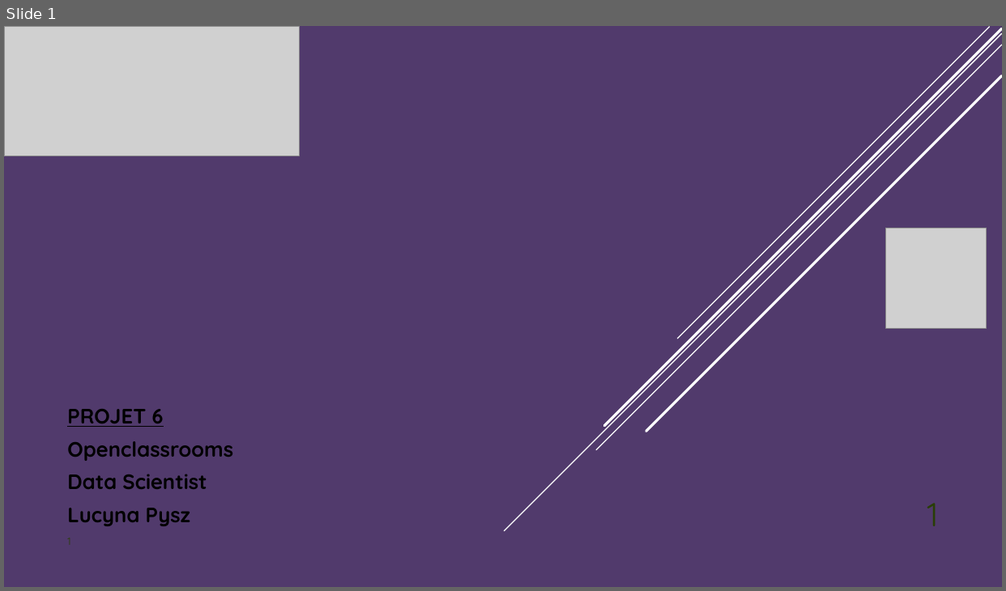
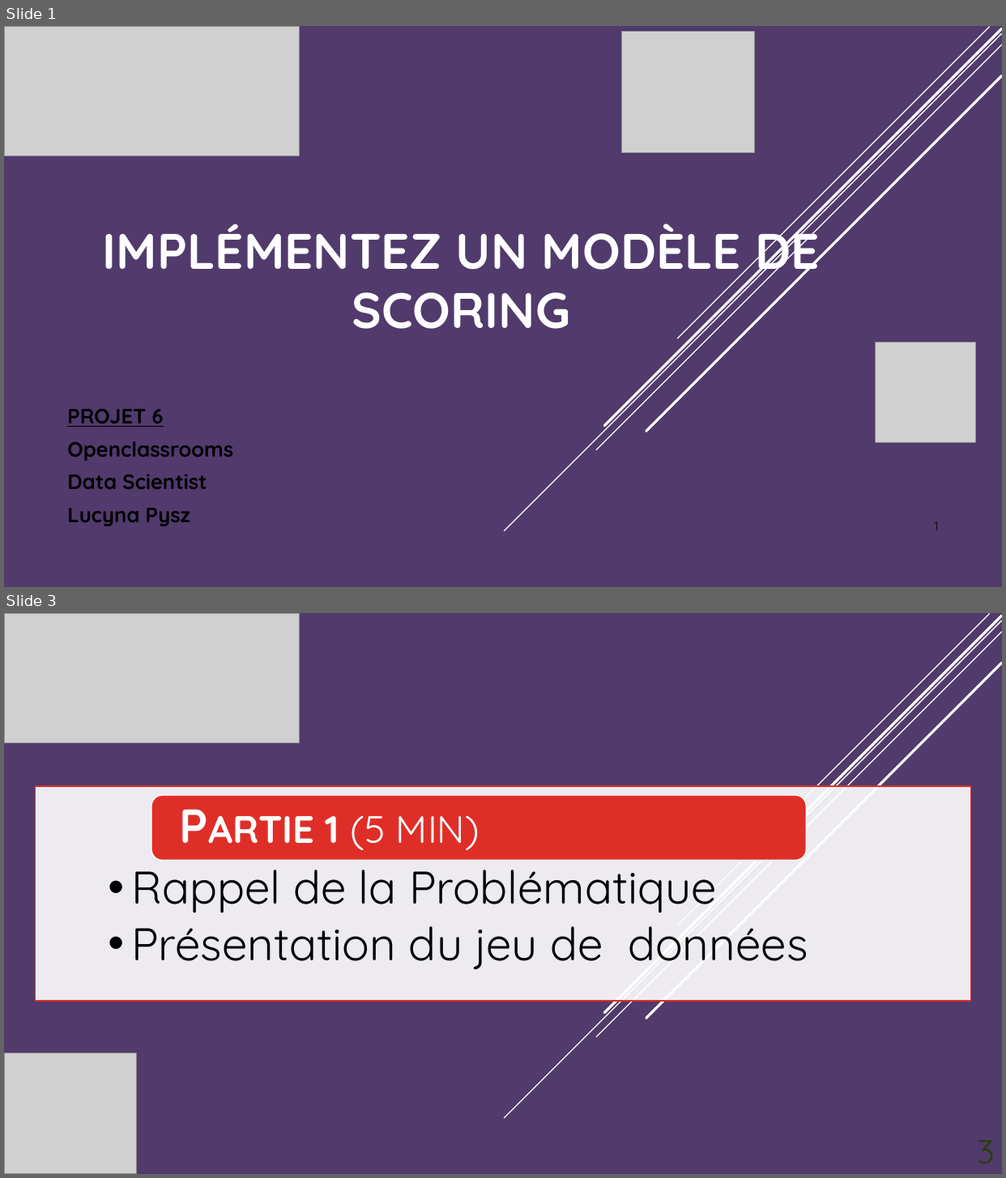
Before and after one commit to StudentLucyna/Projet7, a slide deck: Projet7_Pysz_Presentation.pptx. Shown one above the other, each under a label of ours: slide 1 before the commit, slides 1 and 3 after it; the slides between them are not shown. The pictures are 1006x591 and 1006x1178 pixels, drawn with LibreOffice and Linux fonts; fonts in the diff are those of the drawing; grey boxes stand for pictures. Boxes give left, top, right and bottom in pixels: in the first picture for what was removed or moved away, otherwise in the second. Text is boxed around its words. In the diff, an @@ line names an element or a change of style, - is before the commit and + after.

```diff
--- a/Projet7_Pysz_Presentation.pptx
+++ b/Projet7_Pysz_Presentation.pptx
@@ slide 3 added at (4, 613, 1002, 1174), background gradient #513A6C to #4C7800; not listed: 5 template elements that a slide beside it also shows @@
@@ picture added at (4, 613, 299, 743) @@
@@ rectangle added at (36, 786, 970, 1002), fill #FFFFFF at 90% opacity, outline #DF2E28 1 pt @@
@@ rounded rectangle added at (151, 796, 807, 861), fill #DF2E28, outline #FFFFFF 1 pt @@
@@ text added at (326, 815, 479, 850), 46 pt, text #FFFFFF, bold, small capitals @@
+Partie 1 (5 min)
@@ text added at (131, 857, 808, 969), 44 pt, text #000000 @@
+  • Rappel de la Problématique
+  • Présentation du jeu de données
@@ picture added at (4, 1053, 137, 1174) @@
@@ slide 1 changed as well @@
@@ picture added at (622, 31, 755, 152) @@
@@ title added at (103, 217, 819, 329), 48 pt, text #FFFFFF, bold @@
+IMPLÉMENTEZ UN MODÈLE DE SCORING
@@ picture: place and size @@
-picture at (886, 228, 987, 328)
+picture at (876, 343, 976, 443)
@@ page number added at (934, 522, 938, 531), 12 pt, text #0D0D0D @@
+1
```
Also in this commit, not shown: 18 other slides added, 4 slides removed, 1 other file.
